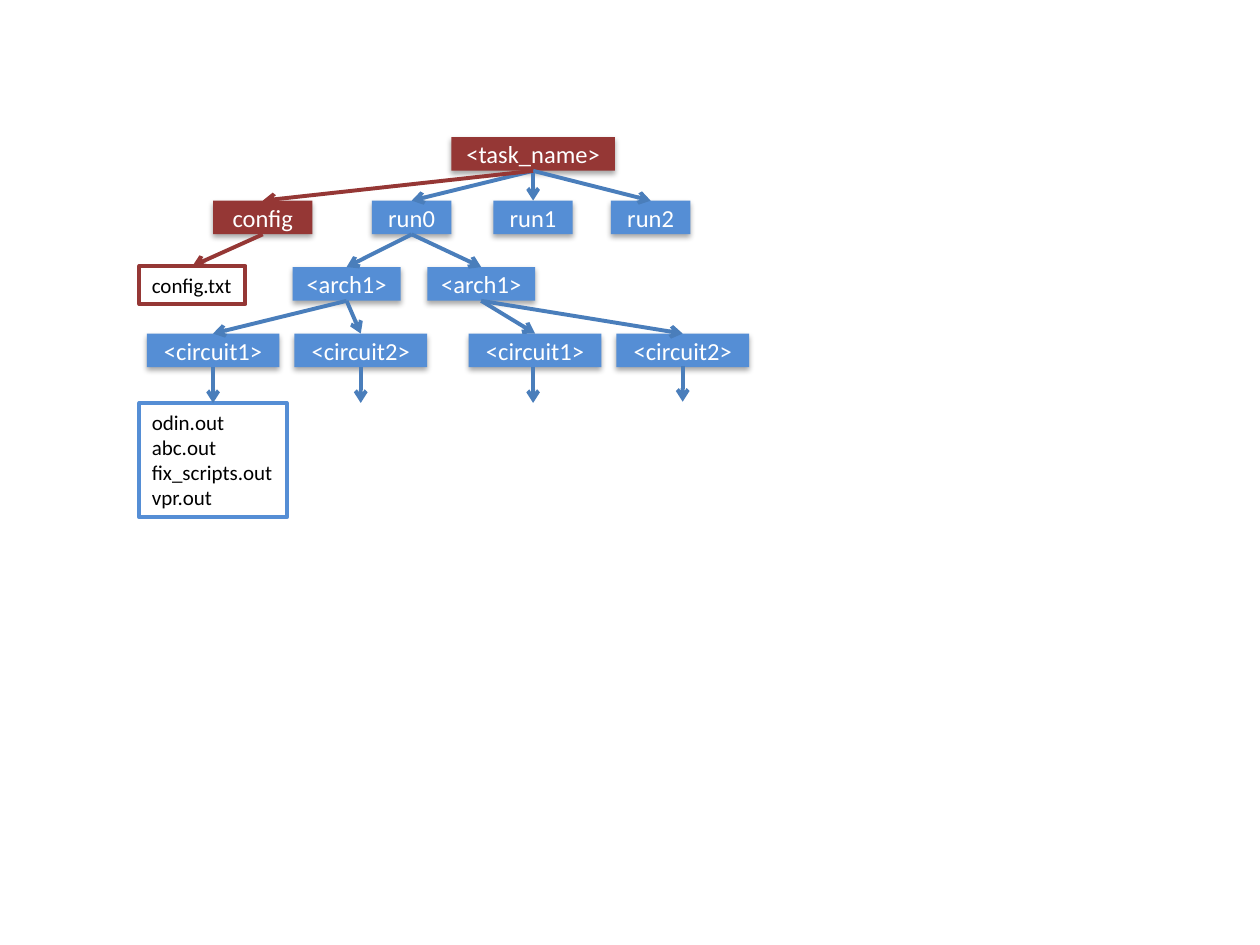
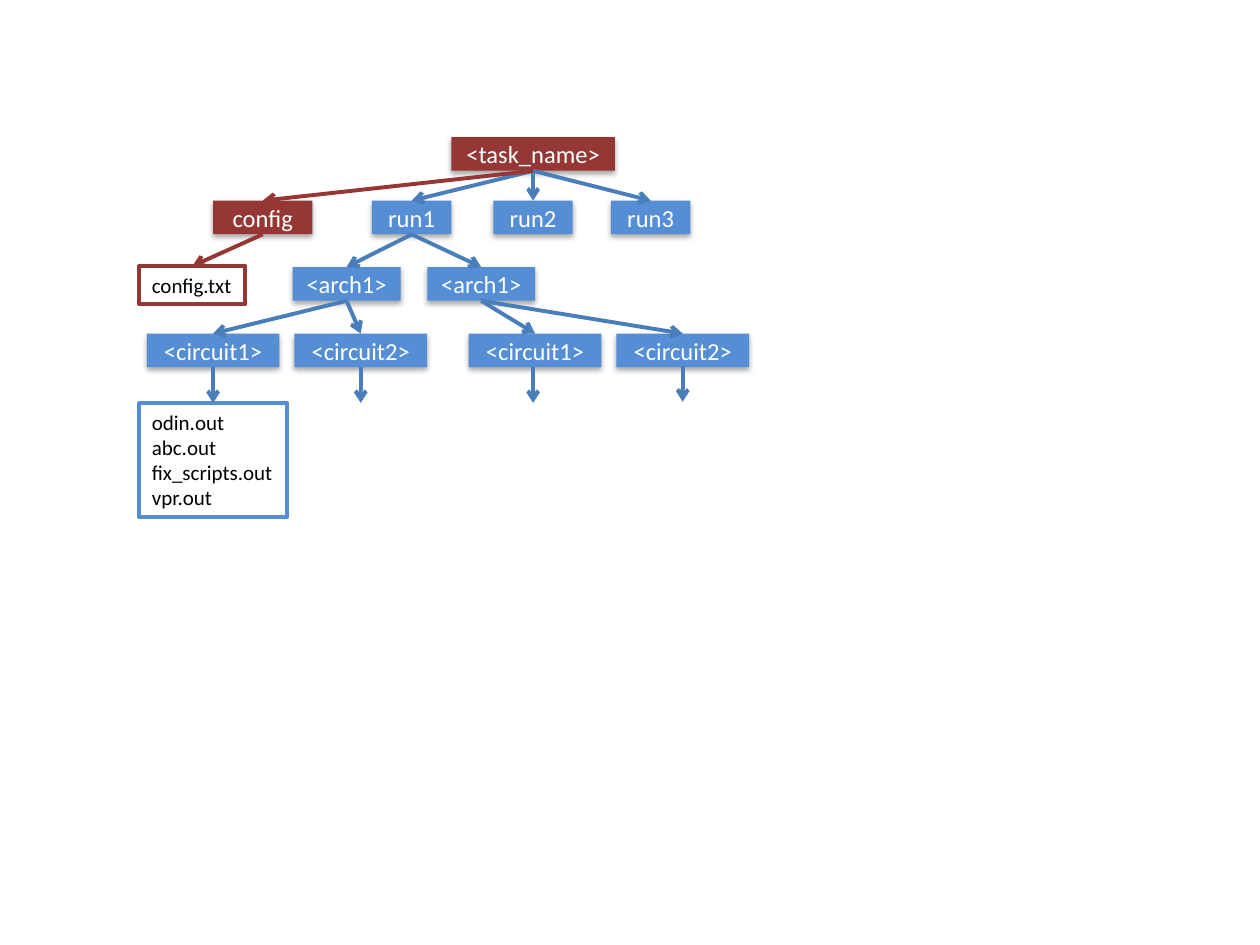
Before and after one commit to shenpeifu/vtr-verilog-to-routing, a slide deck: slide 2 of wiki/misc/wiki_diagrams.pptx. Drawn at 1260x945 pixels with LibreOffice and Linux fonts; fonts in the diff are those of the drawing. Boxes give left, top, right and bottom in pixels: in the first picture for what was removed or moved away, otherwise in the second. Text is boxed around its words. In the diff, an @@ line names an element or a change of style, - is before the commit and + after.

```diff
--- a/wiki/misc/wiki_diagrams.pptx
+++ b/wiki/misc/wiki_diagrams.pptx
@@ rectangle "run1": place and size @@
-rectangle "run1" at [494,200,573,234]
+rectangle "run1" at [372,200,451,234]
@@ rectangle removed at [372,200,451,234] @@
-run0
@@ rectangle "run2": place and size @@
-rectangle "run2" at [611,200,690,234]
+rectangle "run2" at [494,200,573,234]
@@ rectangle added at [611,200,690,234], fill #558ED5, 14 pt, text #FFFFFF @@
+run3
```
Also in this commit, not shown: 1 other file.
